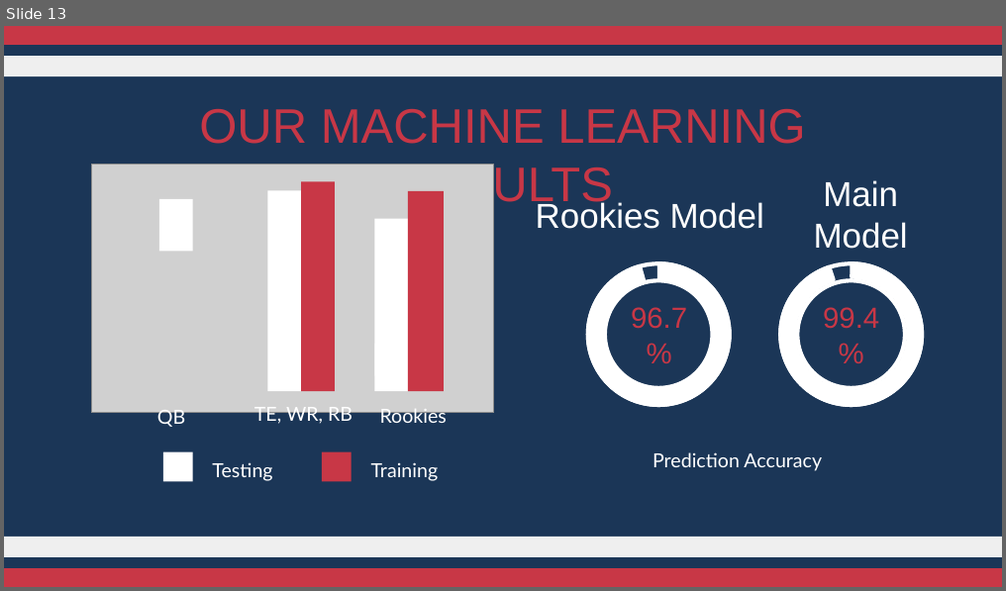
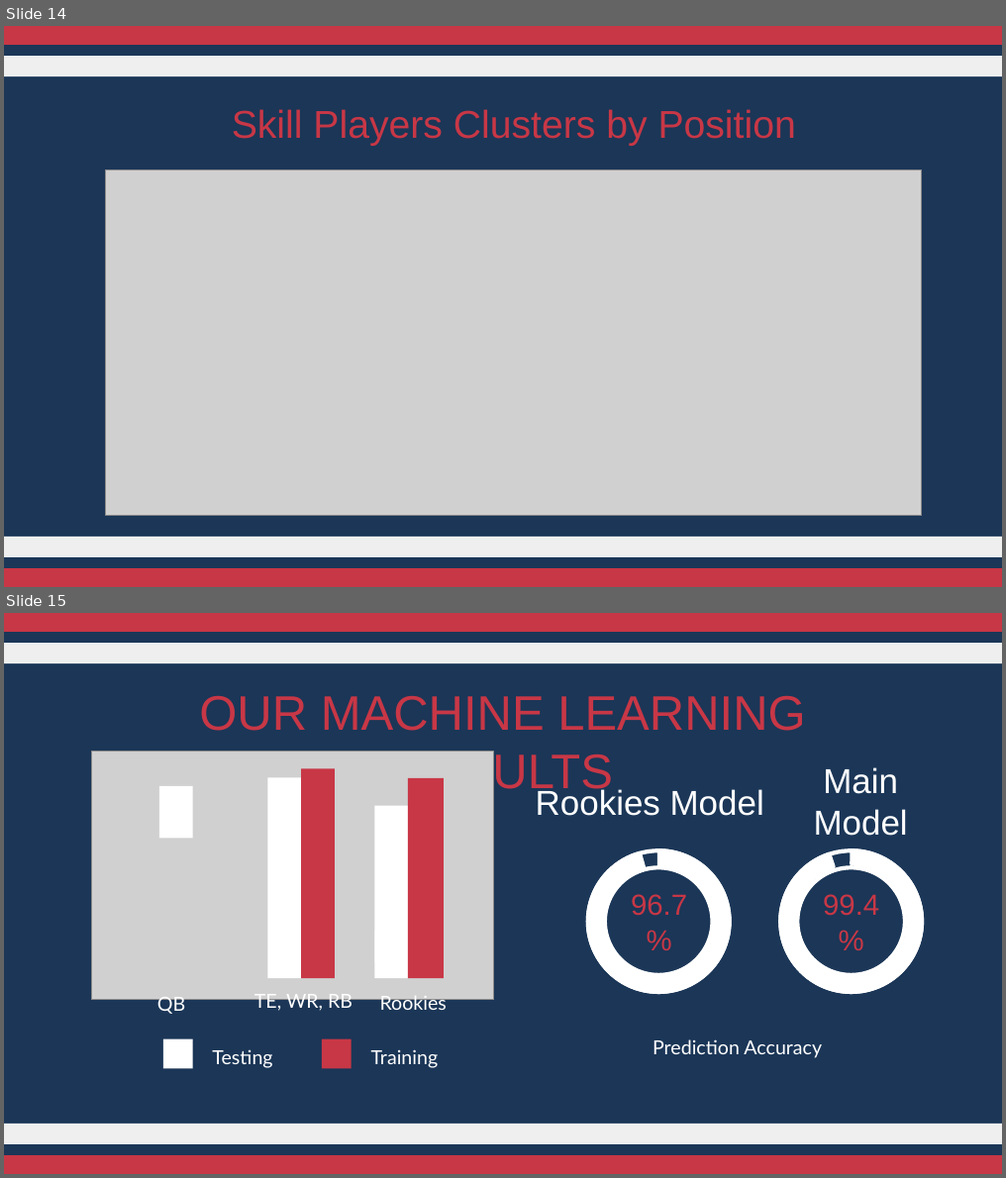
Before and after one commit to JessePRN/FantasyFootballAIAssist, a slide deck: Ronnie/FantasyAnalyticsPredict.pptx. Shown one above the other, each under a label of ours: slide 13 before the commit, slides 14 and 15 after it. The pictures are 1006x591 and 1006x1178 pixels, drawn with LibreOffice and Linux fonts; fonts in the diff are those of the drawing; grey boxes stand for pictures. Boxes give left, top, right and bottom in pixels: in the first picture for what was removed or moved away, otherwise in the second. Text is boxed around its words. In the diff, an @@ line names an element or a change of style, - is before the commit and + after.

```diff
--- a/Ronnie/FantasyAnalyticsPredict.pptx
+++ b/Ronnie/FantasyAnalyticsPredict.pptx
@@ slide 14 added at [4,26,1002,587], background #1B3657; not listed: 4 template elements that a slide beside it also shows @@
@@ title added at [232,109,796,146], 28 pt, text #C83746 @@
+Skill Players Clusters by Position
@@ picture added at [106,171,921,516] @@
@@ what was slide 13 is now slide 15 @@
```
Also in this commit, not shown: 4 slides changed, 1 slide removed.
